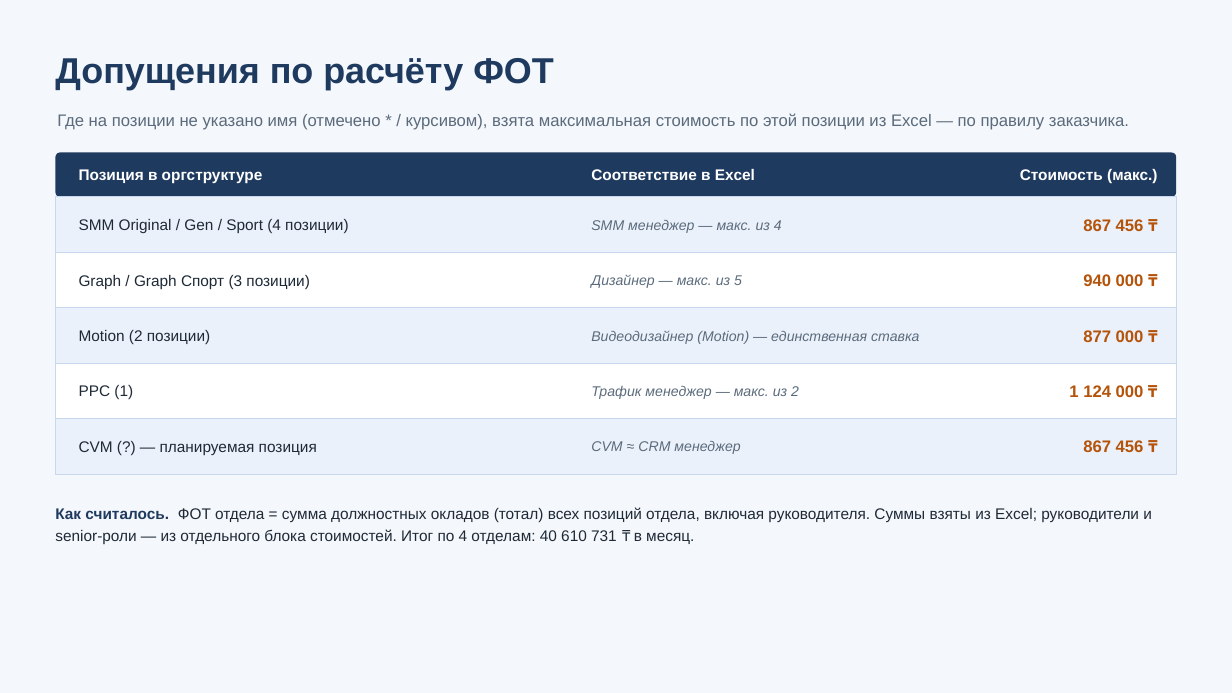
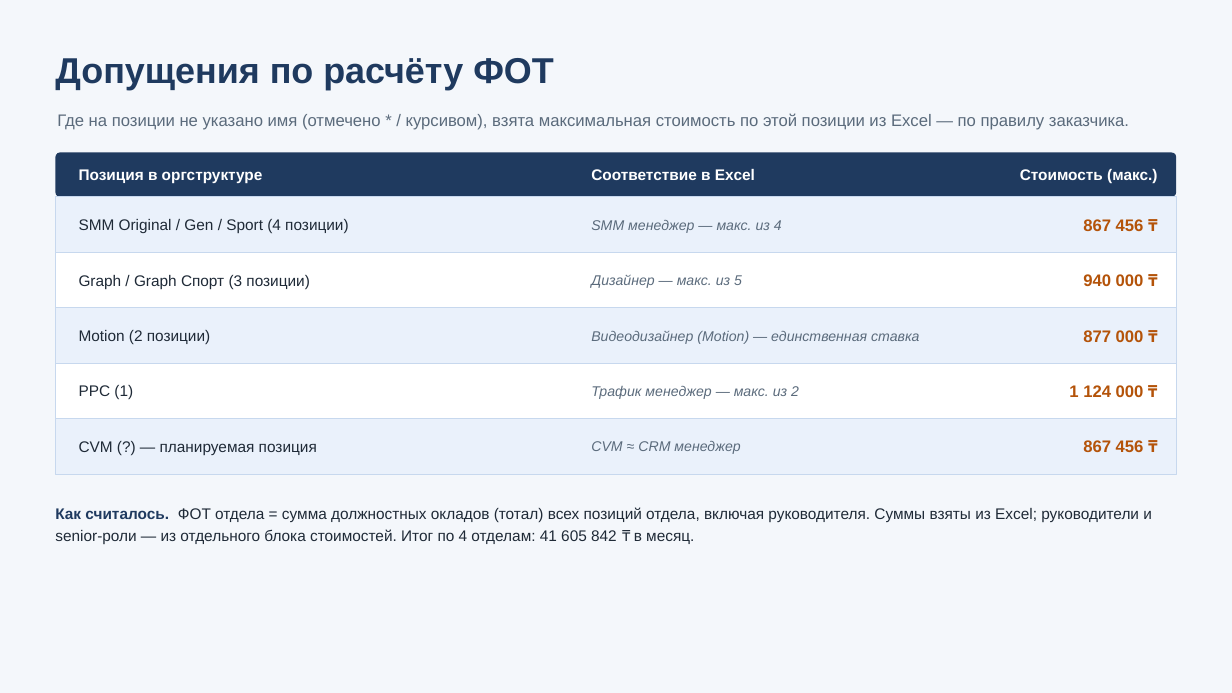
Before and after one commit to victoriakoppel/marketing, a slide deck: slide 6 of Структура маркетинга — отделы и ФОТ.pptx. Drawn at 1232x693 pixels with LibreOffice and Linux fonts; fonts in the diff are those of the drawing. Boxes give left, top, right and bottom in pixels: in the first picture for what was removed or moved away, otherwise in the second. Text is boxed around its words. In the diff, an @@ line names an element or a change of style, - is before the commit and + after.

```diff
--- a/Структура маркетинга — отделы и ФОТ.pptx
+++ b/Структура маркетинга — отделы и ФОТ.pptx
@@ text at (55, 507, 1152, 544): text changed @@
-Как считалось. ФОТ отдела = сумма должностных окладов (тотал) всех позиций отдела, включая руководителя. Суммы взяты из Excel; руководители и senior-роли — из отдельного блока стоимостей. Итог по 4 отделам: 40 610 731 ₸ в месяц.
+Как считалось. ФОТ отдела = сумма должностных окладов (тотал) всех позиций отдела, включая руководителя. Суммы взяты из Excel; руководители и senior-роли — из отдельного блока стоимостей. Итог по 4 отделам: 41 605 842 ₸ в месяц.
```
Also in this commit, not shown: 3 other slides changed, 5 other files.
